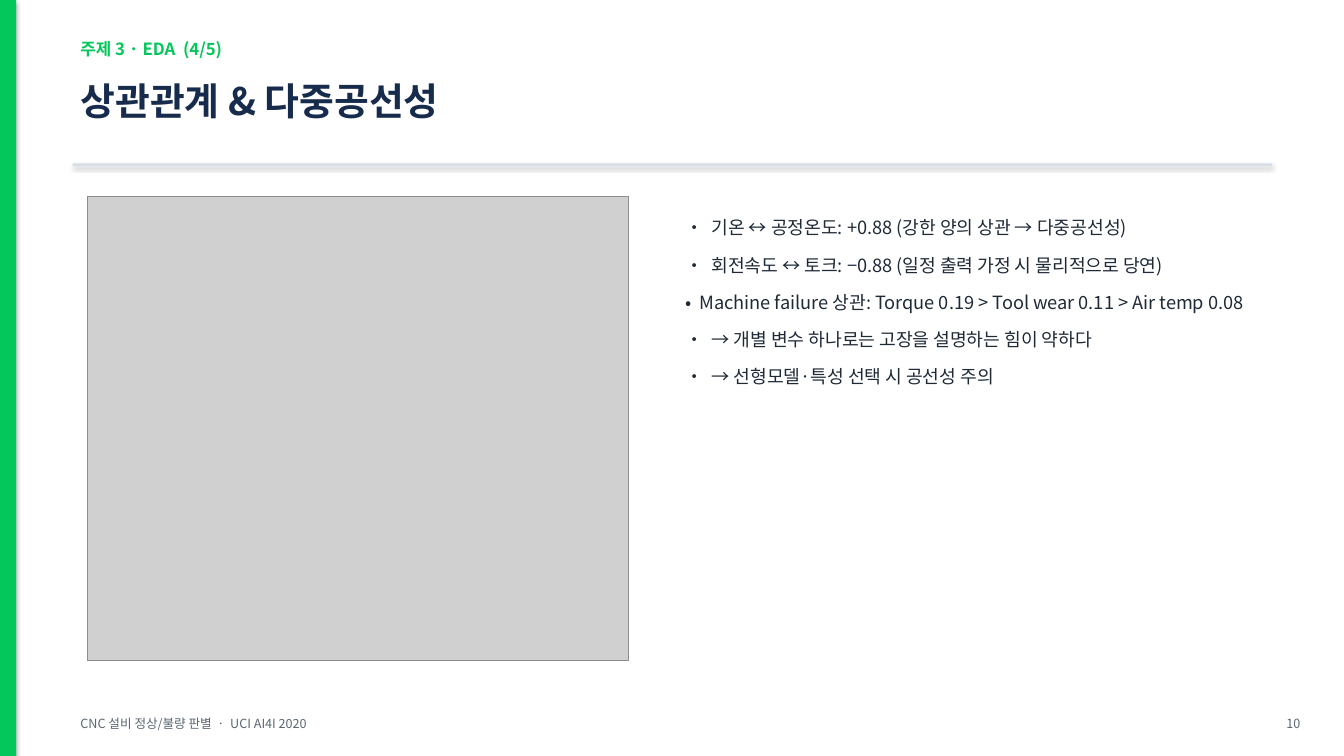
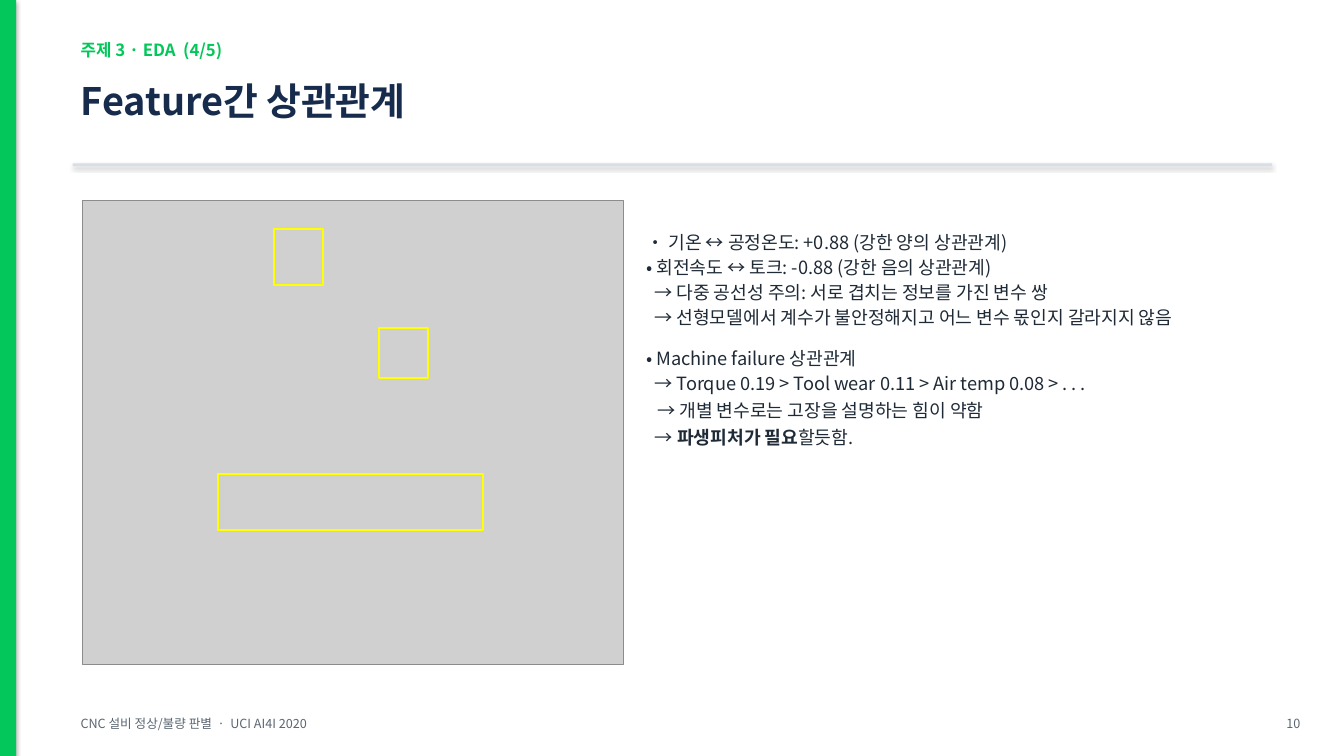
Before and after one commit to hmy7788/python_data_analyze, a slide deck: slide 7 of 발표자료_CNC설비_정상불량판별.pptx. Drawn at 1344x756 pixels with LibreOffice and Linux fonts; fonts in the diff are those of the drawing; grey boxes stand for pictures. Boxes give left, top, right and bottom in pixels: in the first picture for what was removed or moved away, otherwise in the second. Text is boxed around its words. In the diff, an @@ line names an element or a change of style, - is before the commit and + after.

```diff
--- a/발표자료_CNC설비_정상불량판별.pptx
+++ b/발표자료_CNC설비_정상불량판별.pptx
@@ text at <box>81,83,405,119</box>: text changed @@
-상관관계 & 다중공선성
+Feature간 상관관계
@@ picture: place and size @@
-picture at <box>88,197,629,660</box>
+picture at <box>83,201,624,664</box>
@@ rectangle added at <box>274,229,324,285</box>, outline #FFFF00 1.5 pt @@
@@ text at <box>656,234,1172,446</box>: text changed @@
-• 기온 ↔ 공정온도: +0.88 (강한 양의 상관 → 다중공선성)
-• 회전속도 ↔ 토크: −0.88 (일정 출력 가정 시 물리적으로 당연)
-• Machine failure 상관: Torque 0.19 > Tool wear 0.11 > Air temp 0.08
-• → 개별 변수 하나로는 고장을 설명하는 힘이 약하다
-• → 선형모델·특성 선택 시 공선성 주의
+• 기온 ↔ 공정온도: +0.88 (강한 양의 상관관계)
+• 회전속도 ↔ 토크: -0.88 (강한 음의 상관관계)
+→ 다중 공선성 주의: 서로 겹치는 정보를 가진 변수 쌍
+→ 선형모델에서 계수가 불안정해지고 어느 변수 몫인지 갈라지지 않음
+• Machine failure 상관관계
+→ Torque 0.19 > Tool wear 0.11 > Air temp 0.08 > . . .
+→ 개별 변수로는 고장을 설명하는 힘이 약함
+→ 파생피처가 필요할듯함.
@@ rectangle added at <box>379,329,429,378</box>, outline #FFFF00 1.5 pt @@
@@ rectangle added at <box>218,474,483,530</box>, outline #FFFF00 1.5 pt @@
```
Also in this commit, not shown: 16 other slides changed, 5 slides added, 1 slide removed, 3 other files.
